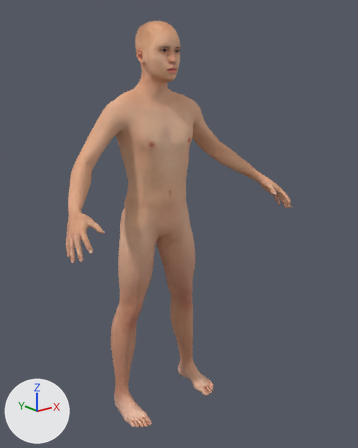
What one commit did to the glTF model public/models/male_bare.glb.
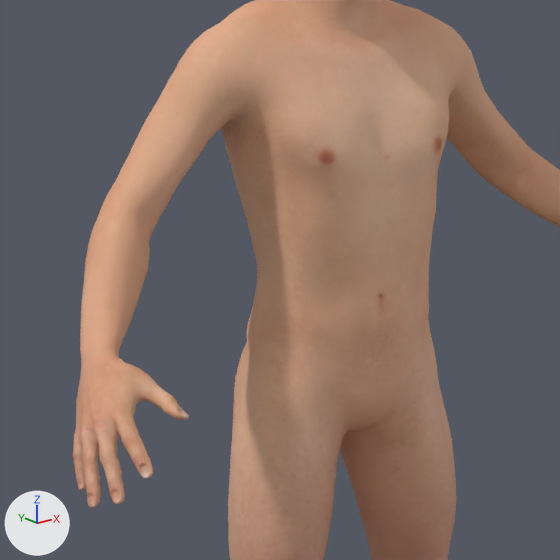
Each version is shown whole from a 50 mm camera at (-1.219, -1.713, 1.514) aimed at (0.036, -0.145, 0.887), then close up on the part from 11% to 64% of the width and 20% to 63% of the height. The lights are fixed; the arrows at lower left show +X, +Y and +Z. The last two pictures show the newer version. Vertices at exactly the same position are counted once.

Objects in the first close-up: 'male_bare_v4.body'.
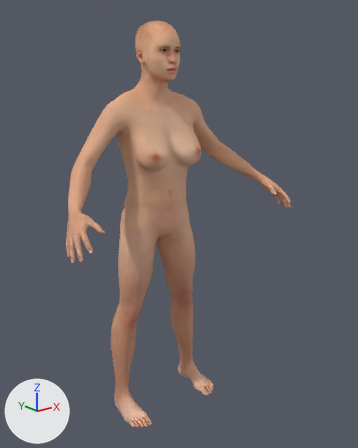
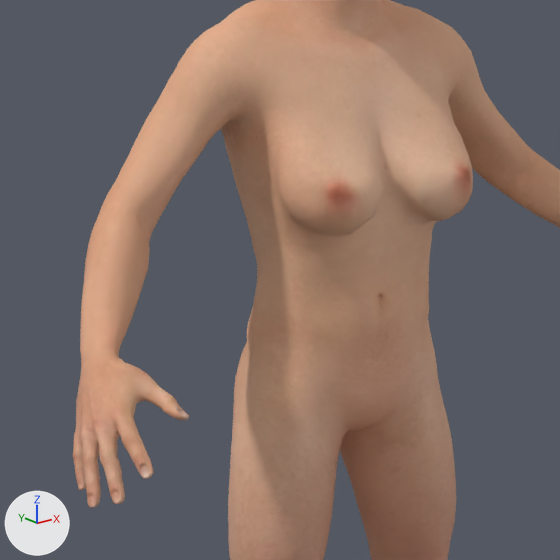
The newer file adds a shape key; the second version is drawn at full value of the shape key 'macro_breastsize_up' of 'male_bare_v5.body', and the change is written as the vertex moves it makes.

Patch to the scene script:
```diff
--- a/public/models/male_bare.glb.py
+++ b/public/models/male_bare.glb.py
@@ me_base @@
 me_base.from_pydata(...)  # 13380 vertices, 26756 faces; spans x -0.55..0.55, y -0.36..0.1, z 0.0..1.69
 # used by ob_male_bare_v4_body; location = (0.0, 0.0, 0.0)
+# me_base part 1: 316 of 13380 vertices moved; they spanned x -0.14..0.14, y -0.14..-0.07, z 1.1..1.28 and now span x -0.16..0.16, y -0.19..-0.07, z 1.1..1.28; mean shift (0.0, -0.02, -0.03); largest move (-0.09, -0.14, 1.22) -> (-0.08, -0.17, 1.14)
 me_base.materials.append(mat_male_bare_v4_body)
```

What differs and where, as boxes (x1, y1, x2, y2) in the close-ups (560 x 560 px; the box of a moved part takes in the faces that stretch with it):
part 1 of me_base, moved or reshaped: before (258, 101, 449, 269); after (258, 103, 473, 269)
